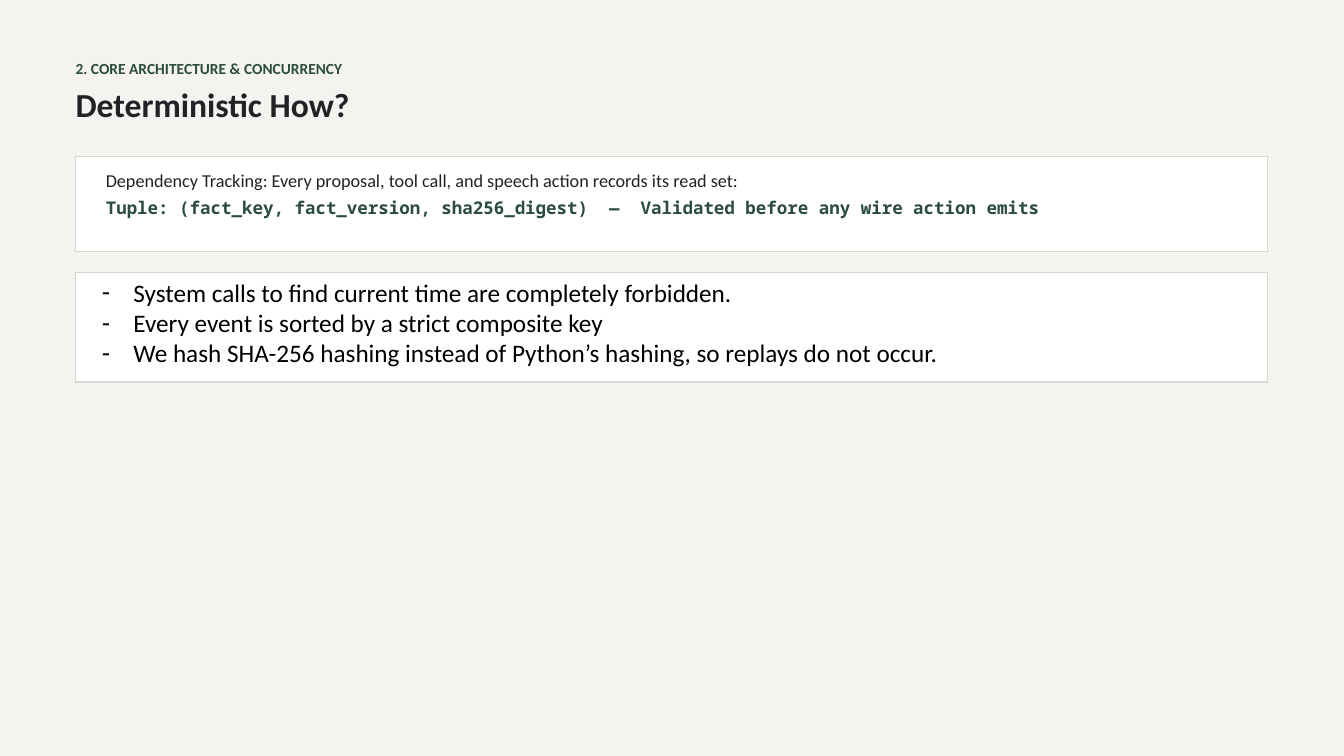
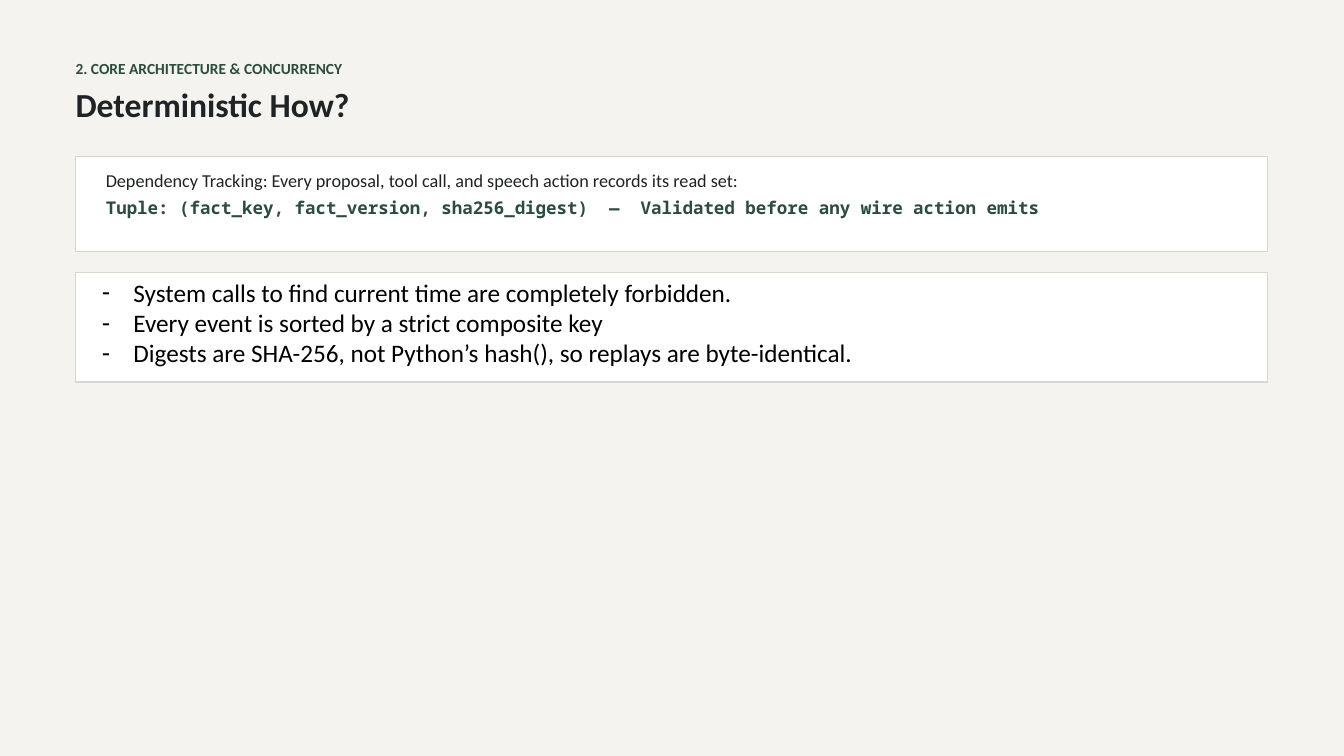
Before and after one commit to AdithyaSanthosh-P/Janus, a slide deck: slide 6 of VITVellore_AICA.pptx. Drawn at 1344x756 pixels with LibreOffice and Linux fonts; fonts in the diff are those of the drawing. Boxes give left, top, right and bottom in pixels: in the first picture for what was removed or moved away, otherwise in the second. Text is boxed around its words. In the diff, an @@ line names an element or a change of style, - is before the commit and + after.

```diff
--- a/VITVellore_AICA.pptx
+++ b/VITVellore_AICA.pptx
@@ text at (x1=133, y1=343, x2=852, y2=367): text changed @@
-– We hash SHA-256 hashing instead of Python’s hashing, so replays do not occur.
+– Digests are SHA-256, not Python’s hash(), so replays are byte-identical.
```
Also in this commit, not shown: 7 other slides changed.
